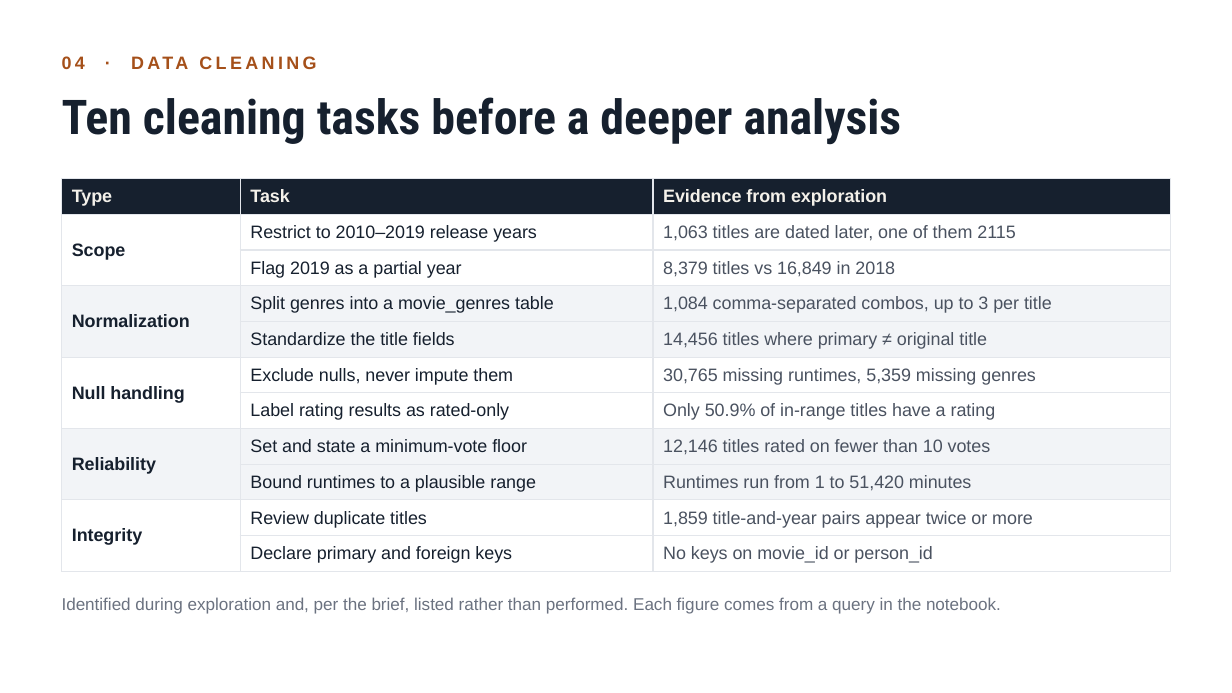
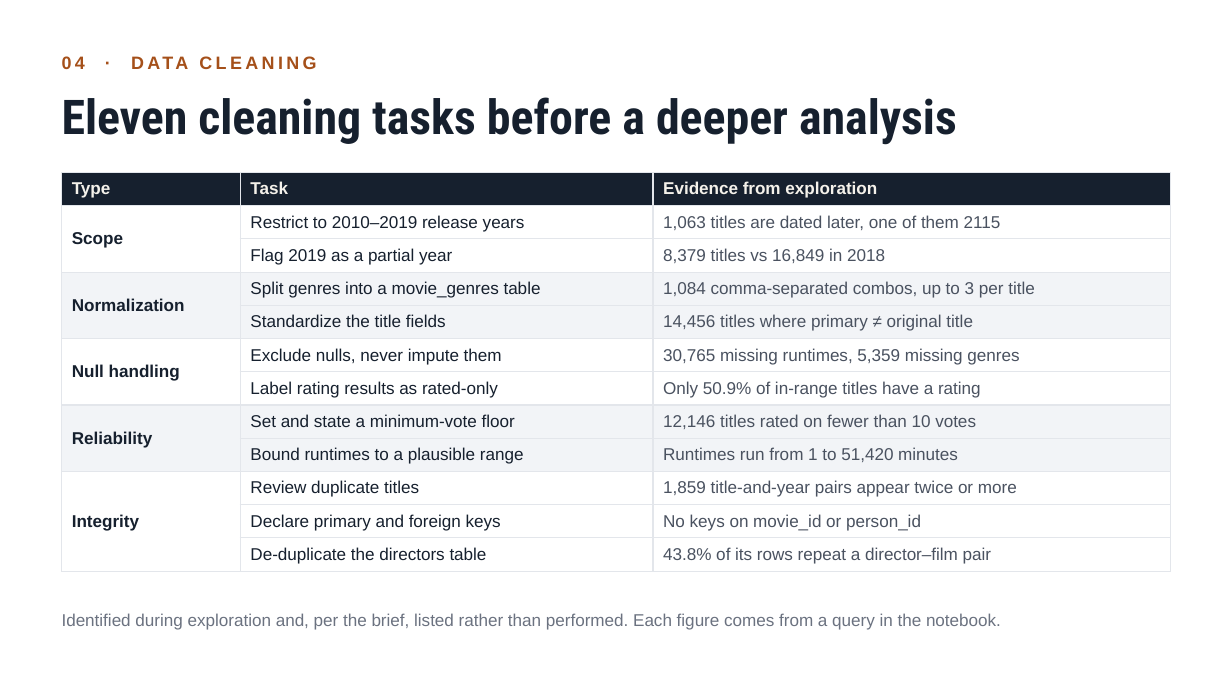
Before and after one commit to janbalangue/dsc-sql-summative-lab, a slide deck: slide 5 of Part2_Presentation.pptx. Drawn at 1232x693 pixels with LibreOffice and Linux fonts; fonts in the diff are those of the drawing. Boxes give left, top, right and bottom in pixels: in the first picture for what was removed or moved away, otherwise in the second. Text is boxed around its words. In the diff, an @@ line names an element or a change of style, - is before the commit and + after.

```diff
--- a/Part2_Presentation.pptx
+++ b/Part2_Presentation.pptx
@@ text at <box>62,97,957,145</box>: text changed @@
-Ten cleaning tasks before a deeper analysis
+Eleven cleaning tasks before a deeper analysis
@@ table at <box>62,172,1170,568</box> @@
+row 12:  | De-duplicate the directors table | 43.8% of its rows repeat a director–film pair
@@ table: place and size @@
-table at <box>62,179,1170,567</box>
+table at <box>62,172,1170,568</box>
@@ text "Identified during exploration and, per ...": place and size @@
-text "Identified during exploration and, per ..." at <box>62,597,1001,614</box>
+text "Identified during exploration and, per ..." at <box>62,613,1001,630</box>
```
Also in this commit, not shown: 1 other slide changed, 1 other file.
